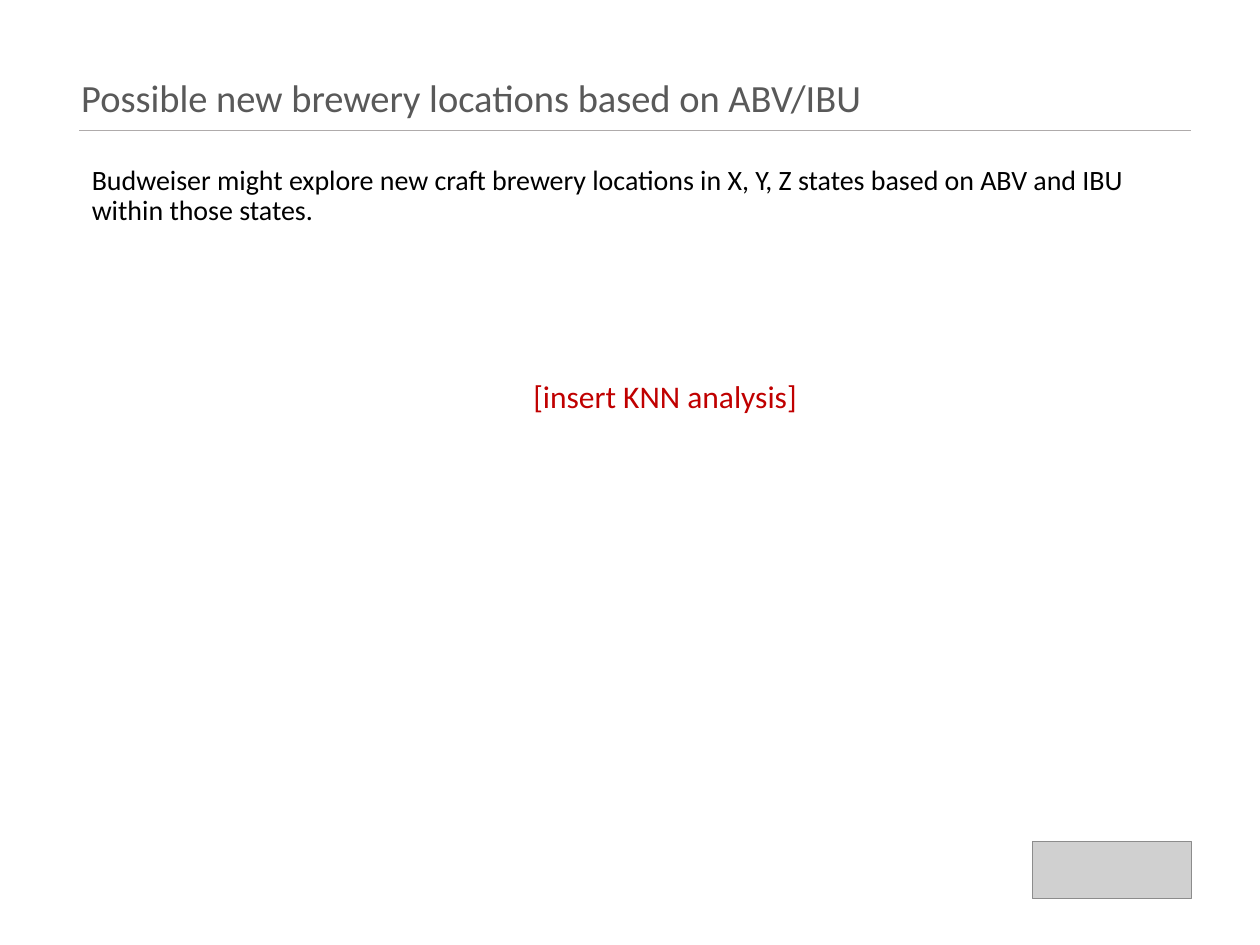
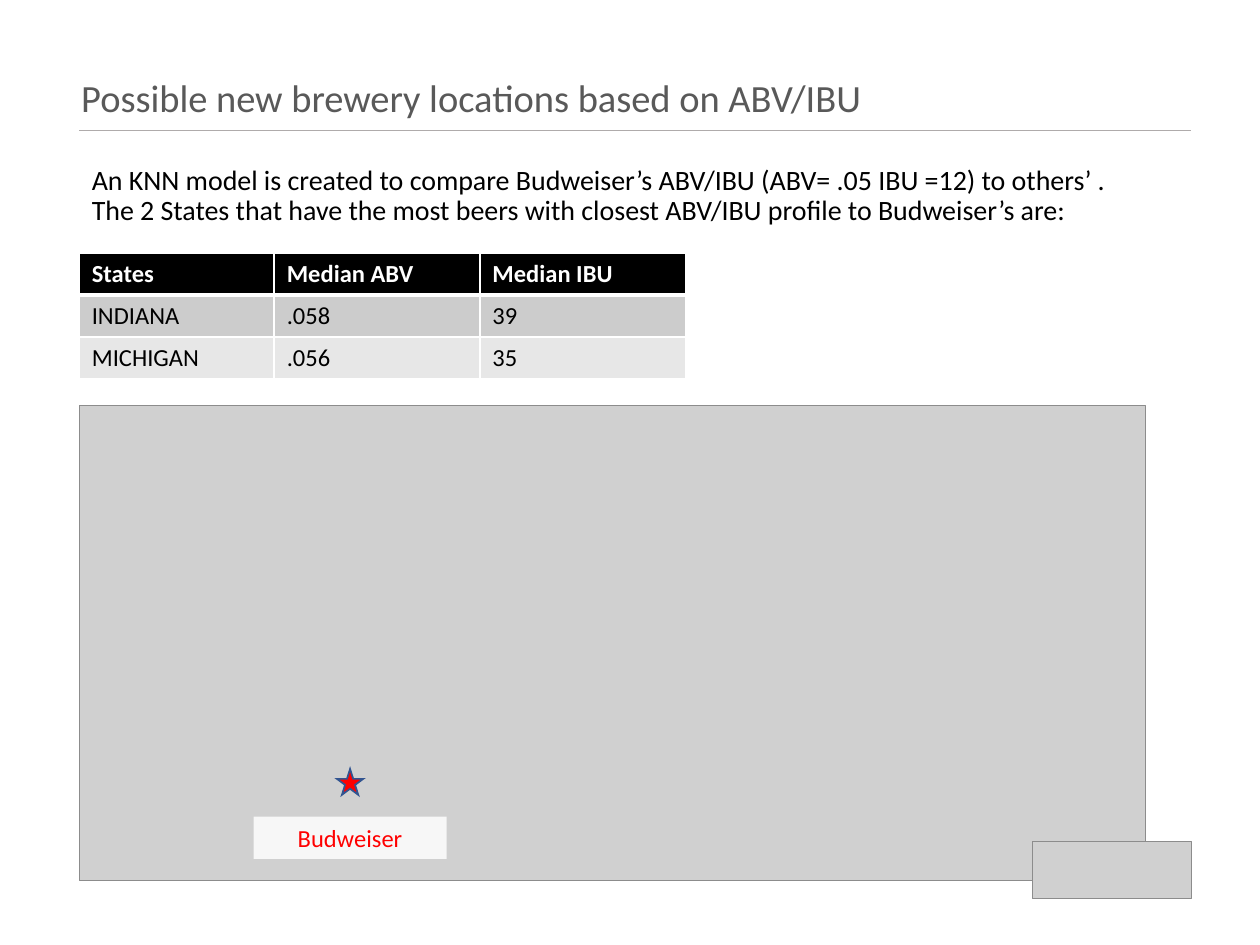
Before and after one commit to kristxh/6306-CaseStudy1-Beer, a slide deck: slide 16 of case_study_1_budweiser.pptx. Drawn at 1260x945 pixels with LibreOffice and Linux fonts; fonts in the diff are those of the drawing; grey boxes stand for pictures. Boxes give left, top, right and bottom in pixels: in the first picture for what was removed or moved away, otherwise in the second. Text is boxed around its words. In the diff, an @@ line names an element or a change of style, - is before the commit and + after.

```diff
--- a/case_study_1_budweiser.pptx
+++ b/case_study_1_budweiser.pptx
@@ text at (92, 169, 1092, 225): text changed @@
-Budweiser might explore new craft brewery locations in X, Y, Z states based on ABV and IBU within those states.
+An KNN model is created to compare Budweiser’s ABV/IBU (ABV= .05 IBU =12) to others’ . The 2 States that have the most beers with closest ABV/IBU profile to Budweiser’s are:
@@ table added at (79, 253, 685, 379), 3 rows, 3 columns @@
+States | Median ABV | Median IBU
+INDIANA | .058 | 39
+MICHIGAN | .056 | 35
@@ text removed at (533, 385, 796, 413) @@
-[insert KNN analysis]
@@ picture added at (79, 406, 1147, 881) @@
@@ star added at (336, 769, 363, 795), fill #FF0000, outline #325491 1 pt @@
@@ rectangle added at (253, 816, 446, 859), fill #FFFFFF at 83% opacity, 14 pt, text #FF0000 @@
+Budweiser
```
Also in this commit, not shown: 4 other slides changed.
